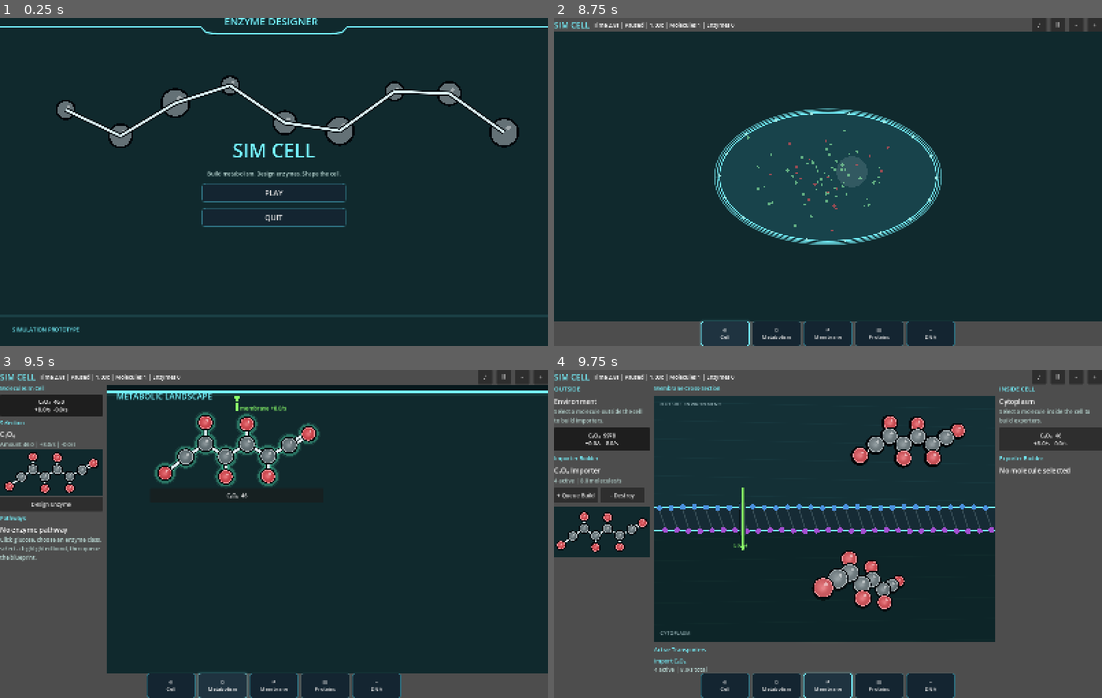
Above: before the commit, frames 1-4 (two rows, left to right).
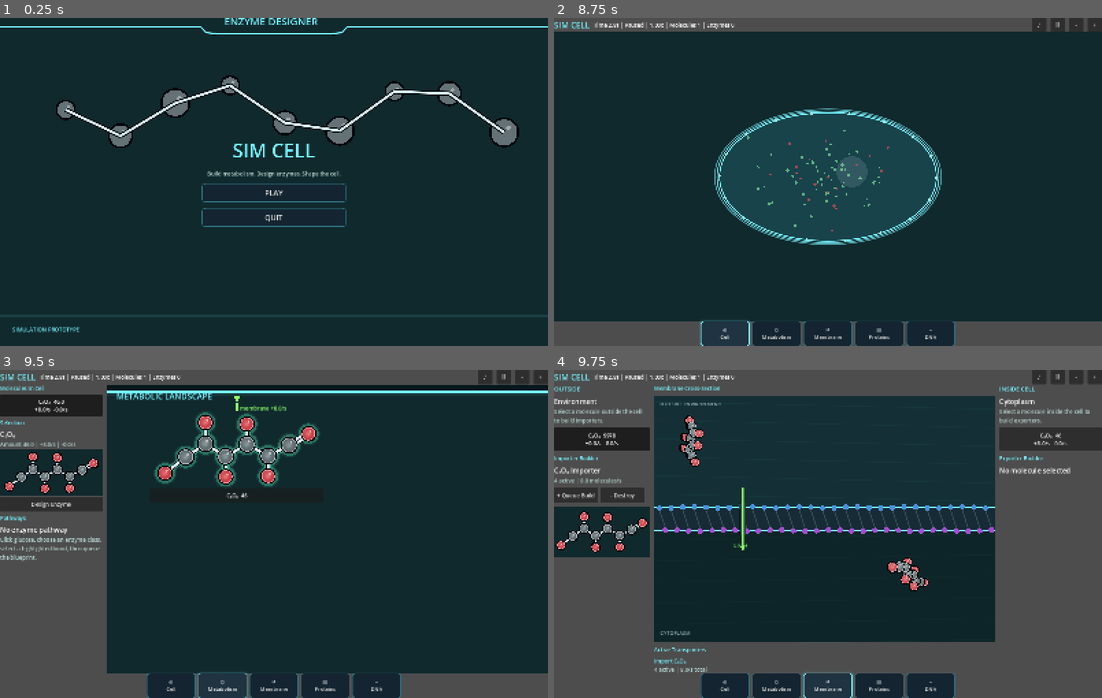
Above: after the commit, the same moments.

Repository: EliasEnglund/SimCell
Game: Godot game, scene res://scenes/main.tscn
Two runs of this game, one before a commit and one after it. Both use one fixed random seed, a clock stepped at 60 frames per second and the inputs below.
Inputs:
- Up to frame 1 (0.25 s): no input
- Up to frame 2 (8.75 s): click "PLAY" at 0.5 s; click "♪" at 1.25 s; click "♫" at 2 s; click "Ⅱ" at 2.75 s; click "-" at 3.5 s; click "+" at 4.25 s; click "C₆O₆ 46.0 +8.0/s -0.0/s" at 5 s; click "Design Enzyme" at 5.75 s; click "✂ LYASE" at 6.5 s; click "= REDUCTASE" at 7.25 s; click "◎ Cell" at 8 s
- Up to frame 3 (9.5 s): click "⌬ Metabolism" at 8.75 s
- Up to frame 4 (9.75 s): click "⇄ Membrane" at 9.5 s

Frames 1-3 are identical in both runs. In frame 4, 3.8% of the frame differs, in the area x 22-76%, y 13-74%.

Commit message:
Tune membrane molecule floating

Diff:
--- a/scripts/ui/main.gd
+++ b/scripts/ui/main.gd
@@ -899,7 +899,10 @@
 					"id": id,
 					"side": side,
 					"seed": seed,
-					"depth": 0.55 + fmod(seed * 3.71, 0.45)
+					"x_seed": fmod(seed * 7.13 + 0.19, 1.0),
+					"y_seed": fmod(seed * 11.31 + 0.43, 1.0),
+					"motion_seed": fmod(seed * 17.71 + 0.29, 1.0),
+					"depth": 0.48 + fmod(seed * 3.71, 0.42)
 				})
 
 	func _draw() -> void:
@@ -959,20 +962,26 @@
 				continue
 			var molecule: Dictionary = simulation.molecule_types.get(item.get("id", ""), {})
 			var atom_count: int = maxi(1, int(molecule.get("atoms", []).size()))
-			var node_size := Vector2(92.0 + float(atom_count) * 9.0, 78.0 + float(mini(atom_count, 7)) * 5.0)
+			var node_size := Vector2(70.0 + float(atom_count) * 6.0, 58.0 + float(mini(atom_count, 7)) * 4.0)
 			node.custom_minimum_size = node_size
 			node.size = node_size
 			var seed := float(item.get("seed", 0.0))
+			var x_seed := float(item.get("x_seed", seed))
+			var y_seed := float(item.get("y_seed", seed))
+			var motion_seed := float(item.get("motion_seed", seed))
 			var depth := float(item.get("depth", 0.7))
 			var side := str(item.get("side", "outside"))
-			var y_min: float = 42.0 if side == "outside" else size.y * 0.58
-			var y_max: float = size.y * 0.39 if side == "outside" else size.y - 86.0
-			var x: float = lerpf(82.0, maxf(92.0, size.x - 130.0), fmod(seed * 7.11 + sin(_elapsed * 0.08 + seed * TAU) * 0.05, 1.0))
-			var y: float = lerpf(y_min, y_max, fmod(seed * 5.37 + cos(_elapsed * 0.06 + seed * TAU) * 0.04, 1.0))
-			var drift := Vector2(sin(_elapsed * (0.35 + seed) + seed * 19.0), cos(_elapsed * (0.28 + seed) + seed * 13.0)) * (18.0 + 18.0 * depth)
-			var perspective: float = 0.62 + depth * 0.36 + sin(_elapsed * 1.2 + seed * 23.0) * 0.045
+			var y_min: float = 52.0 if side == "outside" else size.y * 0.61
+			var y_max: float = size.y * 0.36 if side == "outside" else size.y - 80.0
+			var x: float = lerpf(72.0, maxf(84.0, size.x - 96.0), x_seed)
+			var y: float = lerpf(y_min, y_max, y_seed)
+			var drift := Vector2(
+				sin(_elapsed * (0.12 + motion_seed * 0.06) + seed * 19.0),
+				cos(_elapsed * (0.10 + motion_seed * 0.05) + seed * 13.0)
+			) * (12.0 + 12.0 * depth)
+			var perspective: float = 0.48 + depth * 0.22 + sin(_elapsed * 0.35 + seed * 23.0) * 0.025
 			node.position = Vector2(x, y) + drift - node_size * 0.5
-			node.rotation = sin(_elapsed * (0.42 + seed * 0.35) + seed * TAU) * 0.08
+			node.rotation = sin(_elapsed * (0.10 + motion_seed * 0.05) + seed * TAU) * 0.06
 			node.scale = Vector2(perspective, perspective)
 
 class FloatingMolecule3D:
@@ -1039,13 +1048,16 @@
 		var graph_center := (min_pos + max_pos) * 0.5
 		var graph_size := max_pos - min_pos
 		var fit := minf(size.x / maxf(1.0, graph_size.x + 120.0), size.y / maxf(1.0, graph_size.y + 120.0))
-		var scale := clampf(fit * 1.8, 0.42, 0.82)
-		var yaw := _elapsed * (0.75 + spin_seed * 0.75) + spin_seed * TAU
-		var pitch := sin(_elapsed * 0.42 + spin_seed * 9.0) * 0.34
+		var scale := clampf(fit * 1.45, 0.32, 0.58)
+		var yaw := _elapsed * (0.18 + spin_seed * 0.16) + spin_seed * TAU
+		var pitch := sin(_elapsed * (0.12 + spin_seed * 0.08) + spin_seed * 9.0) * 0.52
+		var roll := _elapsed * (0.10 + spin_seed * 0.12) + spin_seed * 5.0
 		var cy := cos(yaw)
 		var sy := sin(yaw)
 		var cp := cos(pitch)
 		var sp := sin(pitch)
+		var cr := cos(roll)
+		var sr := sin(roll)
 		var center := size * 0.5
 		var camera := 620.0
 		var output: Array[Dictionary] = []
@@ -1059,10 +1071,12 @@
 			var z1 := -x0 * sy + z0 * cy
 			var y1 := y0 * cp - z1 * sp
 			var z2 := y0 * sp + z1 * cp
+			var x2 := x1 * cr - y1 * sr
+			var y2 := x1 * sr + y1 * cr
 			var perspective := camera / maxf(120.0, camera - z2)
 			output.append({
 				"element": str(atom.get("element", "C")),
-				"screen": center + Vector2(x1, y1) * perspective,
+				"screen": center + Vector2(x2, y2) * perspective,
 				"z": z2,
 				"scale": perspective
 			})
@@ -1112,8 +1126,8 @@
 
 	func _atom_radius(element: String) -> float:
 		if element == "C":
-			return 22.0
-		return 20.0
+			return 18.0
+		return 16.0
 
 	func _atom_color(element: String) -> Color:
 		if element == "O":
